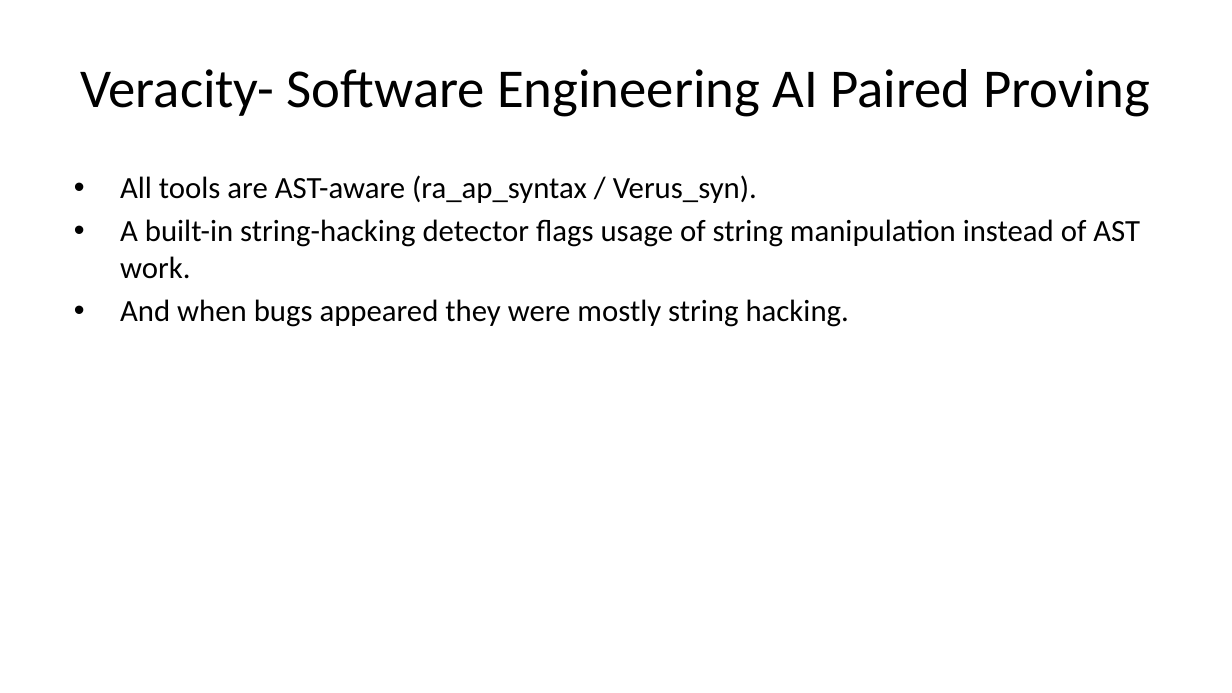
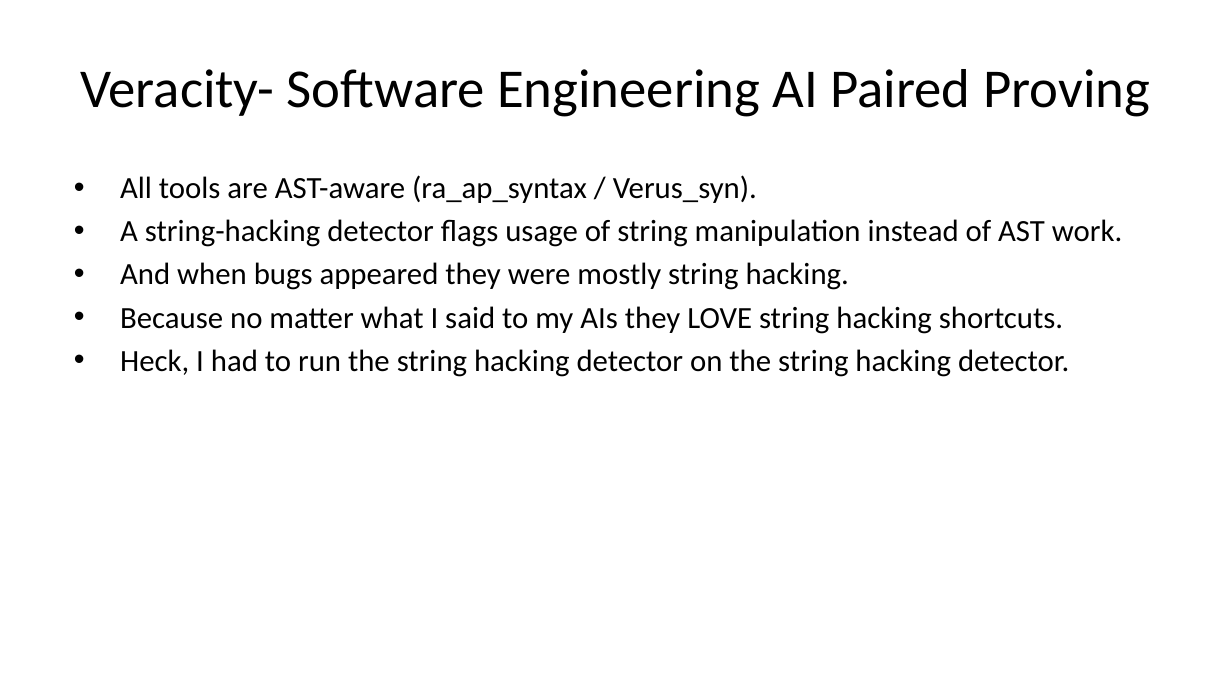
Before and after one commit to briangmilnes/APAS-VERUS, a slide deck: slide 40 of lectures/slidesMSR.pptx (slide 35 before the commit). Drawn at 1232x693 pixels with LibreOffice and Linux fonts; fonts in the diff are those of the drawing. Boxes give left, top, right and bottom in pixels: in the first picture for what was removed or moved away, otherwise in the second. Text is boxed around its words. In the diff, an @@ line names an element or a change of style, - is before the commit and + after.

```diff
--- a/lectures/slidesMSR.pptx
+++ b/lectures/slidesMSR.pptx
@@ text at [120,219,1122,247]: text changed @@
-• A built-in string-hacking detector flags usage of string manipulation instead of AST work.
+• A string-hacking detector flags usage of string manipulation instead of AST work.
@@ text at [120,306,1069,377]: paragraphs added @@
+• Because no matter what I said to my AIs they LOVE string hacking shortcuts.
+• Heck, I had to run the string hacking detector on the string hacking detector.
```
Also in this commit, not shown: 19 other slides changed, 6 slides added, 1 other file.
